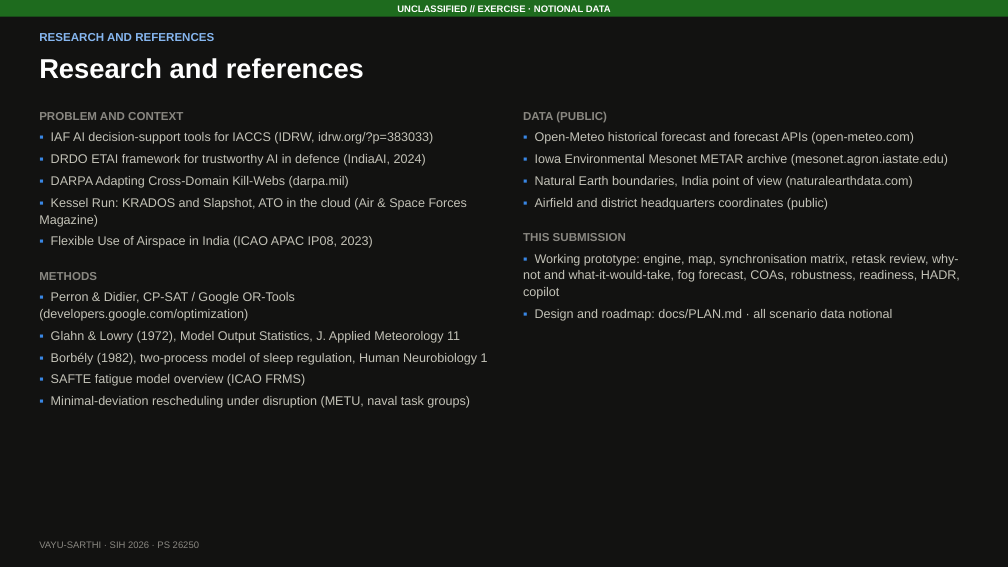
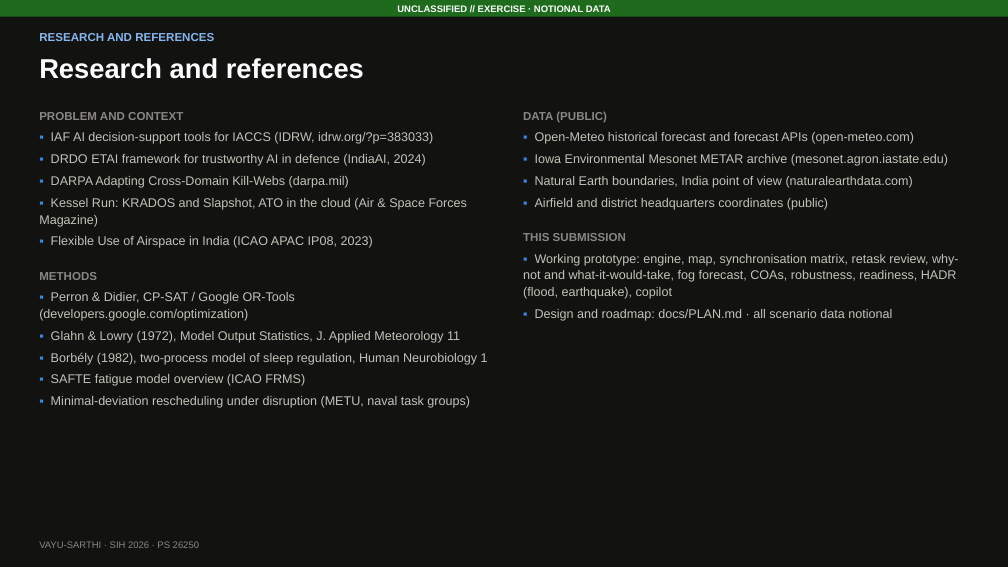
Before and after one commit to DeepakSinghhh/Air-power-Dynamic, a slide deck: slide 6 of docs/VAYU-SARTHI_SIH2026_idea.pptx. Drawn at 1008x567 pixels with LibreOffice and Linux fonts; fonts in the diff are those of the drawing. Boxes give left, top, right and bottom in pixels: in the first picture for what was removed or moved away, otherwise in the second. Text is boxed around its words. In the diff, an @@ line names an element or a change of style, - is before the commit and + after.

```diff
--- a/docs/VAYU-SARTHI_SIH2026_idea.pptx
+++ b/docs/VAYU-SARTHI_SIH2026_idea.pptx
@@ text at (523, 254, 959, 299): text changed @@
-▪ Working prototype: engine, map, synchronisation matrix, retask review, why-not and what-it-would-take, fog forecast, COAs, robustness, readiness, HADR, copilot
+▪ Working prototype: engine, map, synchronisation matrix, retask review, why-not and what-it-would-take, fog forecast, COAs, robustness, readiness, HADR (flood, earthquake), copilot
```
Also in this commit, not shown: 4 other slides changed, 29 other files.
